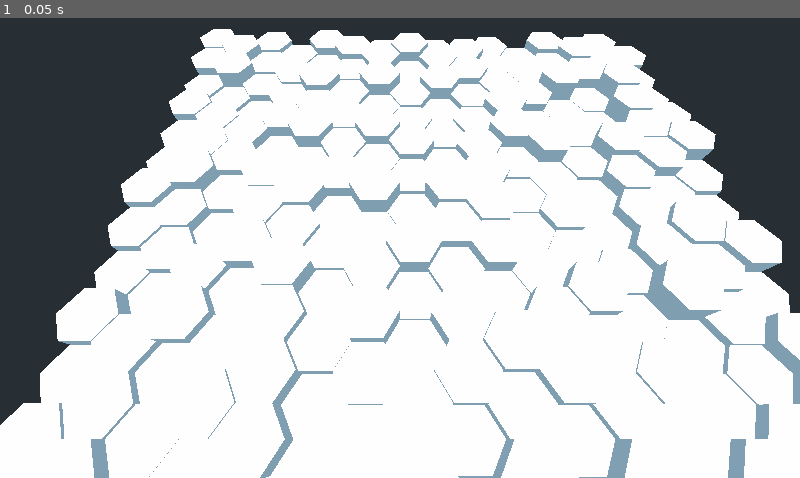
Above: before the commit, frame 1.
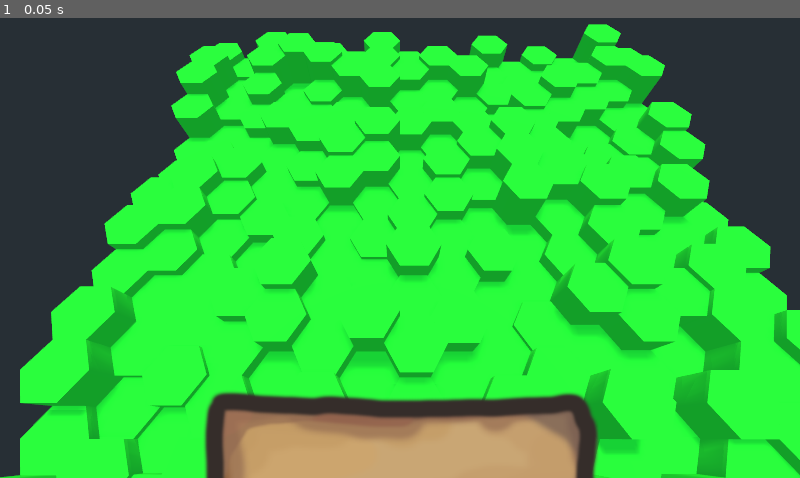
Above: after the commit, the same moment.

Repository: Boyquotes/nomad-realms-expeditions
Game: Godot game, scene res://Main.tscn
The game is run twice, just before and just after one commit, with the same random seed, the same clock (stepped at 60 frames per second) and the same inputs.
Inputs:
- Up to frame 1 (0.05 s): no input

The runs differ from the first frame. In frame 1, 79% of the frame differs, in the area x 0-100%, y 1-100%.

Commit message:
Update look, add hand zone

Diff:
--- a/Main.tscn
+++ b/Main.tscn
@@ -1,6 +1,7 @@
-[gd_scene load_steps=2 format=2]
+[gd_scene load_steps=3 format=2]
 
 [ext_resource path="res://WorldMap.tscn" type="PackedScene" id=1]
+[ext_resource path="res://Assets/2D/HandZone.png" type="Texture" id=2]
 
 [node name="Main" type="Spatial"]
 
@@ -13,5 +14,26 @@
 current = true
 
 [node name="DirectionalLight" type="DirectionalLight" parent="."]
-transform = Transform( 1, 0, 0, 0, -4.37114e-08, 1, 0, -1, -4.37114e-08, 0, 24, 0 )
-light_color = Color( 1, 0.803922, 0.521569, 1 )
+transform = Transform( 1, 0, 0, 0, -0.258819, 0.965926, 0, -0.965926, -0.258819, 0, 24, 0 )
+light_color = Color( 1, 0.913725, 0.690196, 1 )
+light_energy = 0.705
+shadow_enabled = true
+
+[node name="UserInterface" type="Control" parent="."]
+anchor_right = 1.0
+anchor_bottom = 1.0
+
+[node name="HandZone" type="Control" parent="UserInterface"]
+anchor_left = 0.5
+anchor_top = 1.0
+anchor_right = 0.5
+anchor_bottom = 1.0
+margin_left = -256.0
+margin_top = -120.0
+margin_right = 256.0
+rect_min_size = Vector2( 512, 208 )
+
+[node name="TextureRect" type="TextureRect" parent="UserInterface/HandZone"]
+anchor_right = 1.0
+anchor_bottom = 1.0
+texture = ExtResource( 2 )
--- a/Tile.tscn
+++ b/Tile.tscn
@@ -1,10 +1,14 @@
-[gd_scene load_steps=2 format=2]
+[gd_scene load_steps=3 format=2]
 
 [sub_resource type="CylinderMesh" id=1]
 radial_segments = 6
+
+[sub_resource type="SpatialMaterial" id=2]
+albedo_color = Color( 0.129412, 1, 0.203922, 1 )
 
 [node name="Tile" type="Spatial"]
 
 [node name="MeshInstance" type="MeshInstance" parent="."]
 transform = Transform( -4.37114e-08, 0, -1, 0, 1, 0, 1, 0, -4.37114e-08, 0, 0, 0 )
 mesh = SubResource( 1 )
+material/0 = SubResource( 2 )
--- a/WorldMap.gd
+++ b/WorldMap.gd
@@ -14,7 +14,7 @@
 			var tile: Spatial = tile_scene.instance()
 			var tile_pos: Vector2
 			tile.translation.x = 1.5 * x
-			tile.translation.y = rand_range(0, 1)
+			tile.scale.y = (randi() % 10 + 1) * 0.2
 			tile.translation.z = sqrt(3) * z
 			if x % 2 == 1:
 				tile.translation.z += sqrt(3) * 0.5
--- a/project.godot
+++ b/project.godot
@@ -24,4 +24,5 @@
 
 [rendering]
 
+quality/filters/msaa=3
 environment/default_environment="res://default_env.tres"
Binary file added: Assets/2D/HandZone.png
Not shown, added: Assets/2D/HandZone.png.import
Not shown, added: Art/HandZone.afphoto
